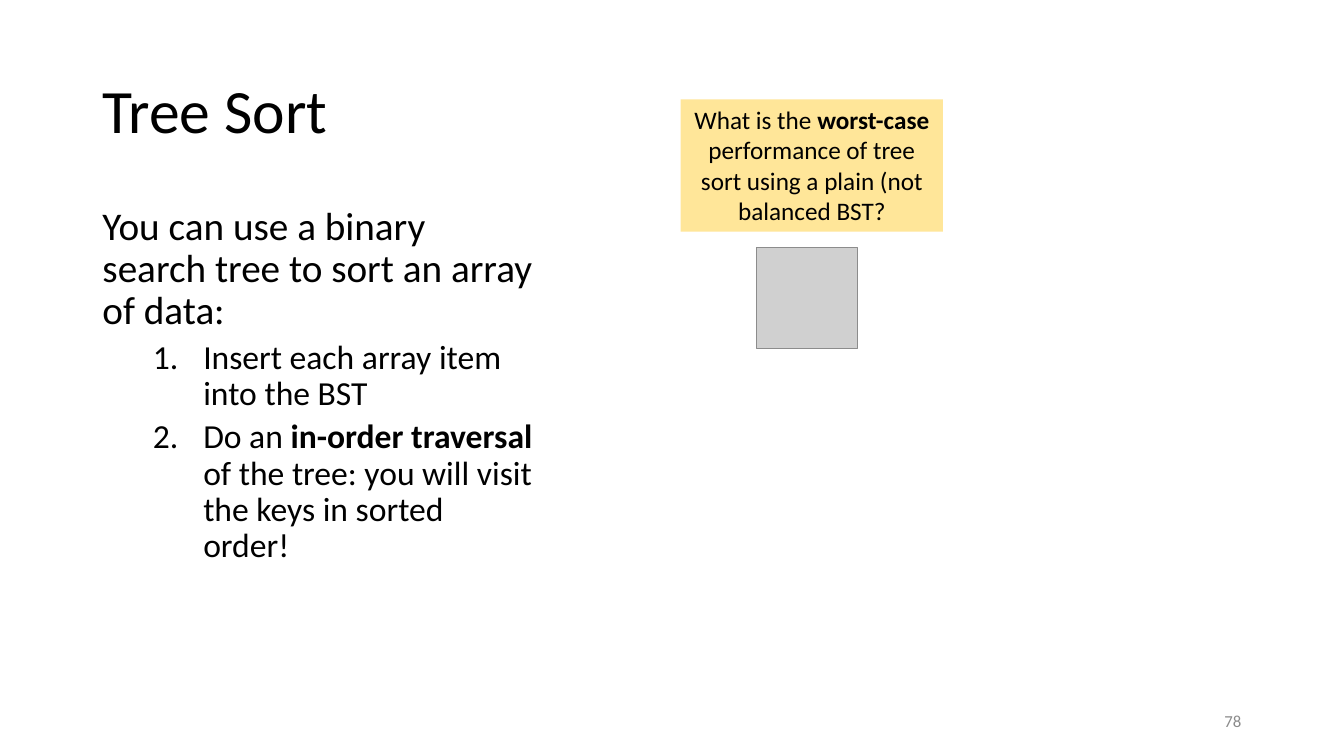
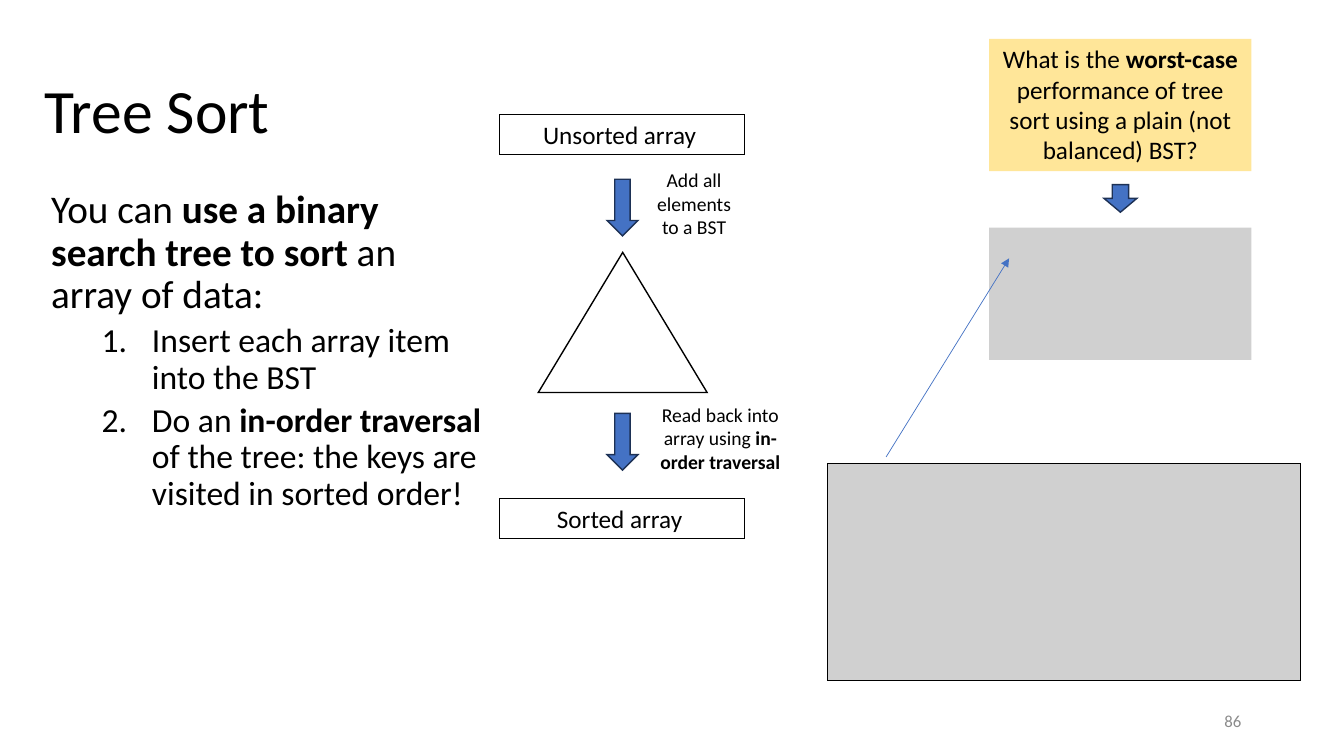
Before and after one commit to tjd1234/cmpt225summer2023, a slide deck: slide 86 of lecture_notes/week10/week10_BST.pptx (slide 78 before the commit). Drawn at 1344x756 pixels with LibreOffice and Linux fonts; fonts in the diff are those of the drawing; grey boxes stand for pictures. Boxes give left, top, right and bottom in pixels: in the first picture for what was removed or moved away, otherwise in the second. Text is boxed around its words. In the diff, an @@ line names an element or a change of style, - is before the commit and + after.

```diff
--- a/lecture_notes/week10/week10_BST.pptx
+++ b/lecture_notes/week10/week10_BST.pptx
@@ title "Tree Sort": place and size @@
-title "Tree Sort" at <box>102,93,327,134</box>
+title "Tree Sort" at <box>45,93,270,134</box>
@@ rectangle "What is the worst-case performance ...": place and size @@
-rectangle "What is the worst-case performance ..." at <box>681,100,943,232</box>
+rectangle "What is the worst-case performance ..." at <box>989,39,1251,171</box>
@@ text in rectangle at <box>1003,50,1238,163</box>: text changed @@
-What is the worst-case performance of tree sort using a plain (not balanced BST?
+What is the worst-case performance of tree sort using a plain (not balanced) BST?
@@ text "You can use a binary ...": place and size @@
-text "You can use a binary ..." at <box>102,212,532,558</box>
+text "You can use a binary ..." at <box>51,195,481,506</box>
@@ text at <box>51,195,396,315</box>: bold on in "use a binary search tree to sort" @@
@@ down arrow added at <box>1104,185,1137,212</box>, fill #4472C4, outline #1E3256 1 pt @@
@@ picture added at <box>989,228,1251,360</box> @@
@@ picture removed at <box>757,248,858,349</box> @@
@@ arrow added from (886, 457) to (1009, 258), #4472C4 0.5 pt @@
@@ text at <box>152,408,481,506</box>: text changed @@
-  2. Do an in-order traversal of the tree: you will visit the keys in sorted order!
+  2. Do an in-order traversal of the tree: the keys are visited in sorted order!
@@ group added at <box>500,114,780,538</box>: 2 rectangles, 2 down arrows, 2 texts, 1 triangle @@
+Unsorted array
+Add all elements to a BST
+Sorted array
+Read back into array using in-order traversal
@@ picture added at <box>828,464,1301,681</box> @@
@@ page number at <box>1224,715,1241,727</box>: text changed @@
-78
+86
```
Also in this commit, not shown: 4 other slides changed, 7 slides added.
